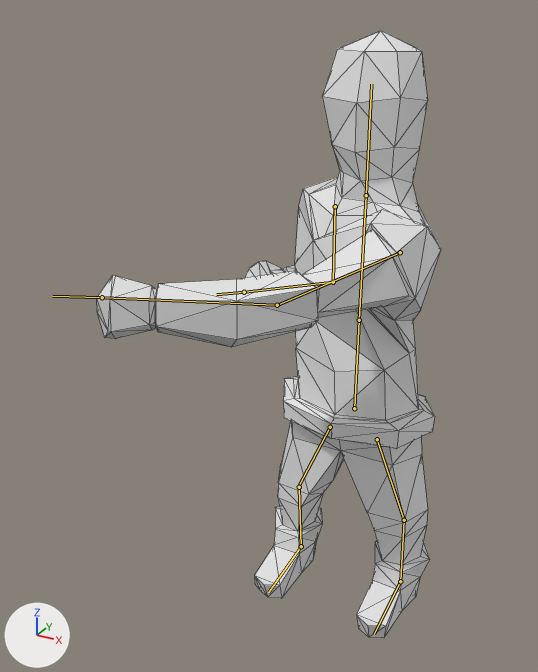
A saved change to the Blender file Animations/ArcherTripleShoot.blend.
The view is the same before and after, from a 50 mm lens placed at (3.75, -9.57, 9.07), pointed at (-1.0, -0.92, 4.75). Arrows for +X, +Y and +Z are at lower left; the lights stay in place. Both versions are drawn at frame 6 of the action 'Armature.000Action.001'; the numbers are the values there. The bones that bend it are drawn over the model as lines. Mesh edges are drawn as thin lines.
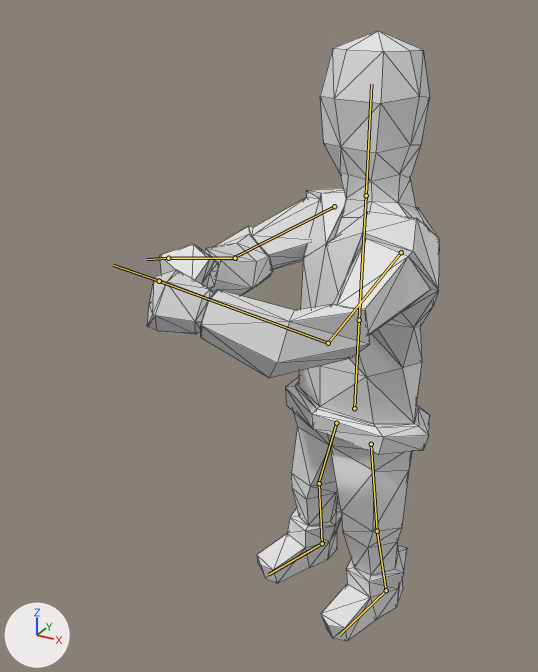
Where the change shows, as pixel boxes [x1, y1, x2, y2] in the pictures (538 x 672 px):
'Cube', posed (15% narrower): before [97, 31, 441, 639]; after [147, 30, 440, 641]
bone 'Shoulder.R', root to tip: before (335, 206) to (333, 281); after (334, 206) to (235, 257)
bone 'Arm.R', root to tip: before (333, 282) to (244, 292); after (235, 258) to (168, 258)
bone 'Shoulder.L', root to tip: before (400, 252) to (277, 305); after (401, 252) to (328, 342)
bone 'Arm.L', root to tip: before (277, 305) to (102, 297); after (328, 343) to (159, 281)
bone 'Leg.R', root to tip: before (330, 427) to (298, 486); after (336, 423) to (318, 483)
bone 'Calf.R', root to tip: before (299, 487) to (301, 546); after (319, 483) to (322, 543)
bone 'Leg.L', root to tip: before (377, 439) to (404, 520); after (371, 444) to (377, 531)
bone 'Calf.L', root to tip: before (404, 520) to (400, 581); after (377, 531) to (386, 590)
bone 'Foot.L', root to tip: before (400, 581) to (374, 634); after (386, 590) to (339, 635)

The change in detail:
Bone 'Root' (bone_root) turns from (0, 0, 0) to (0, -25, 0) degrees about its own x, y and z.
Bone 'Chest' (bone_chest) turns from (0, -47, 0) to (0, -21, 0) degrees about its own x, y and z.
Bone 'Shoulder.R' (bone_shoulder_r) turns from (0, 28, 12) to (44, 5, -50) degrees about its own x, y and z.
Bone 'Arm.R' (bone_arm_r) turns from (-51, -46, -52) to (-66, -6, 9) degrees about its own x, y and z.
Bone 'Shoulder.L' (bone_shoulder_l) turns from (-19, 12, 68) to (-29, 3, 42) degrees about its own x, y and z.
Bone 'Arm.L' (bone_arm_l) turns from (-21, 7, -34) to (-70, 12, -39) degrees about its own x, y and z.
Bone 'Head' (bone_head) turns from (0, 0, 0) to (0, 26, 0) degrees about its own x, y and z.
Bone 'Leg.R' (bone_leg_r) turns from (0, 0, 0) to (2, 1, 6) degrees about its own x, y and z.
Bone 'Calf.R' (bone_calf_r) turns from (0, 0, 0) to (1, 0, 7) degrees about its own x, y and z.
Bone 'Leg.L' (bone_leg_l) turns from (0, 0, 0) to (9, -13, 0) degrees about its own x, y and z.
Bone 'Calf.L' (bone_calf_l) turns from (0, 0, 0) to (13, 3, -12) degrees about its own x, y and z.
Bone 'Foot.L' (bone_foot_l) turns from (0, 0, 0) to (5, 2, 1) degrees about its own x, y and z.
